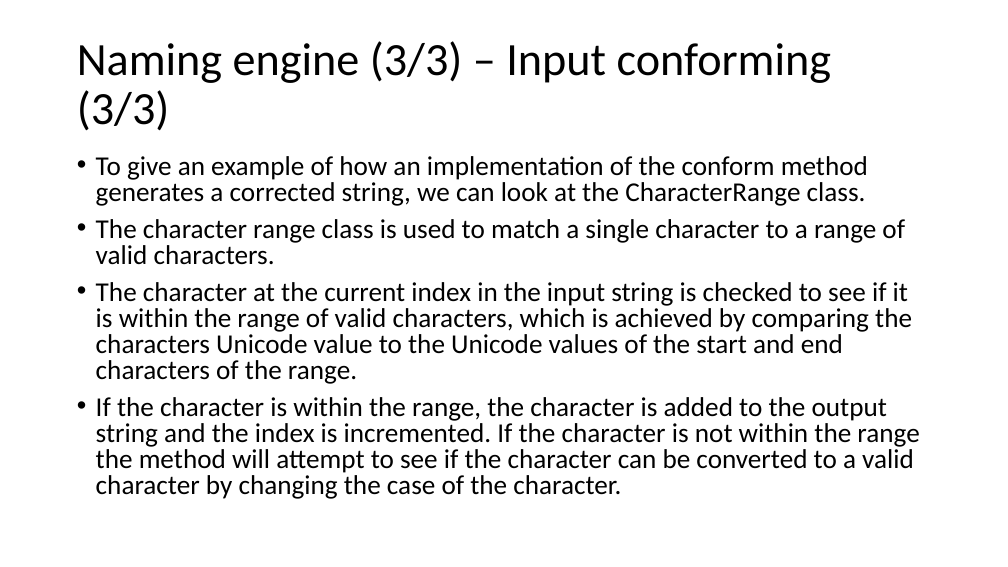
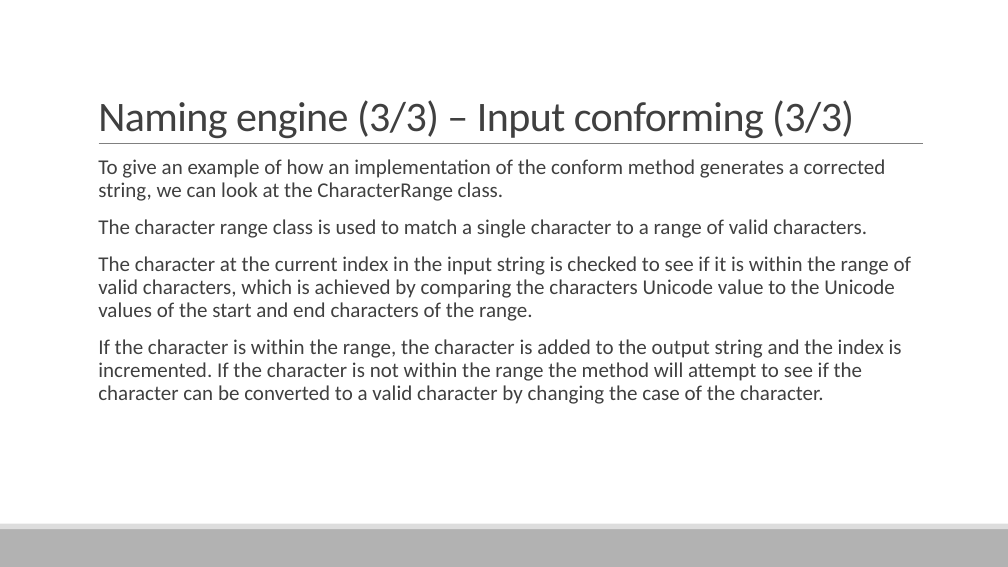
Before and after one commit to ReadieFur/SourceCodeQualityEnhancer-BEngSoftwareEngineeringDissertation-UniversityOfGreenwich, a slide deck: slide 9 of Demonstration.pptx. Drawn at 1008x567 pixels with LibreOffice and Linux fonts; fonts in the diff are those of the drawing. Boxes give left, top, right and bottom in pixels: in the first picture for what was removed or moved away, otherwise in the second. Text is boxed around its words. In the diff, an @@ line names an element or a change of style, - is before the commit and + after.

```diff
--- a/Demonstration.pptx
+++ b/Demonstration.pptx
@@ title "Naming engine (3/3) – Input ...": place and size @@
-title "Naming engine (3/3) – Input ..." at <box>77,41,832,131</box>
+title "Naming engine (3/3) – Input ..." at <box>98,100,854,138</box>
@@ title "Naming engine (3/3) – Input ..." at <box>98,100,854,138</box>: size 44 to 40 pt, text colour #000000 to #404040, letter spacing 0 to -0.5 pt; line spacing 0.9 to 0.85; vertical alignment middle to bottom @@
@@ line added from (99, 144) to (923, 144), #808080 0.5 pt @@
@@ text "To give an example of ..." at <box>98,159,912,404</box>: size 25.9 to 20 pt, text colour #000000 to #404040; bullet • to  ; line spacing 0.8 to 0.9; more space between paragraphs @@
@@ rectangle added at <box>0,529,1008,567</box>, fill #B2B2B2 @@
@@ rectangle added at <box>0,524,1008,529</box>, fill #DDDDDD @@
```
Also in this commit, not shown: 21 other slides changed.
